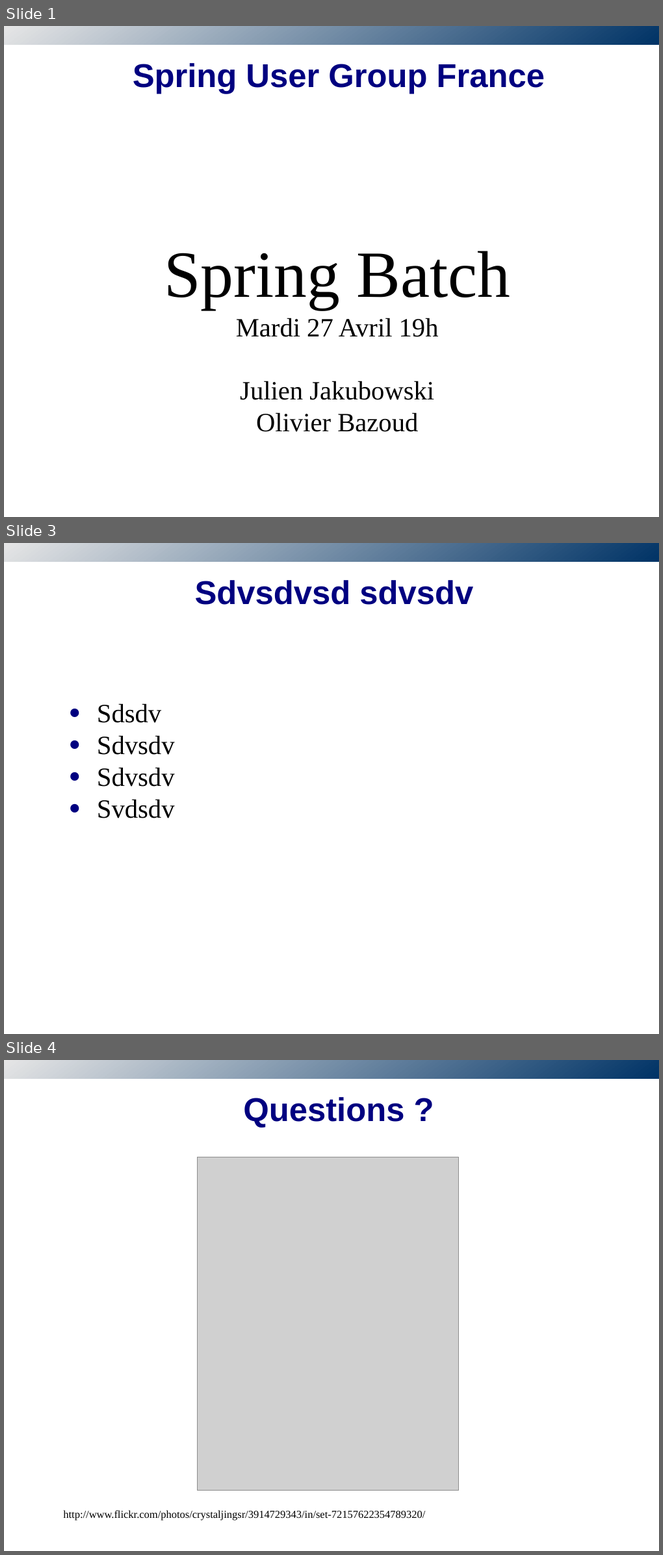
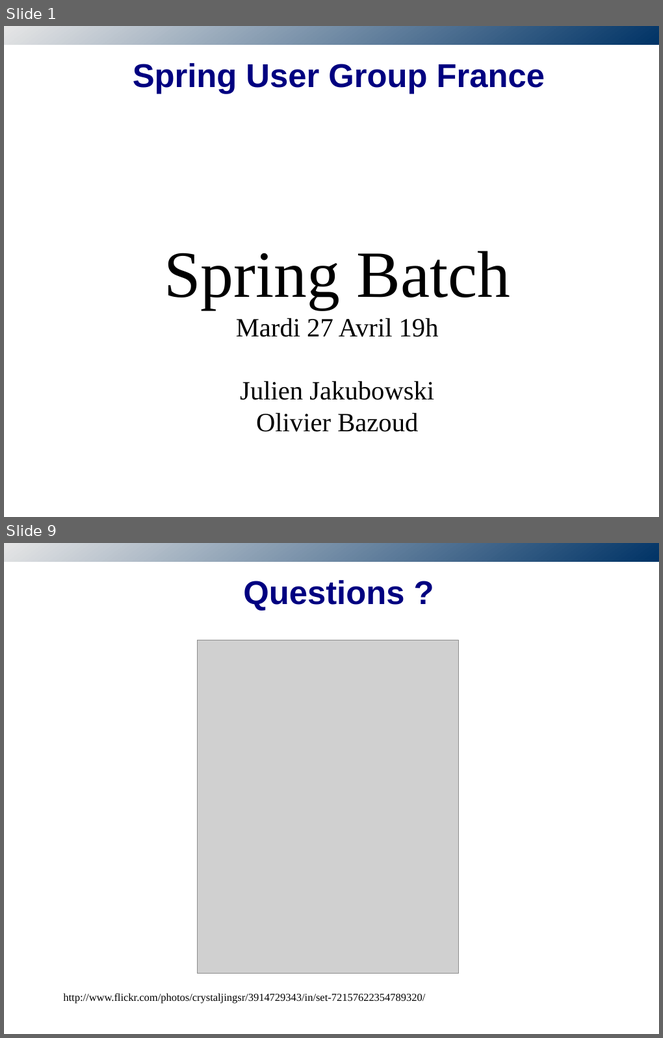
Before and after one commit to obazoud/spring-batch-sug, a slide deck: presentation/SUG-SpringBatch.odp. Shown one above the other, each under a label of ours: slides 1, 3 and 4 before the commit, slides 1 and 9 after it; the slides between them are not shown. The pictures are 663x1555 and 663x1038 pixels, drawn with LibreOffice and Linux fonts; fonts in the diff are those of the drawing; grey boxes stand for pictures; background and template pictures are left out. Boxes give left, top, right and bottom in pixels: in the first picture for what was removed or moved away, otherwise in the second. Text is boxed around its words. In the diff, an @@ line names an element or a change of style, - is before the commit and + after.

```diff
--- a/presentation/SUG-SpringBatch.odp
+++ b/presentation/SUG-SpringBatch.odp
@@ slide 3 removed at [4,543,659,1034], background #FFFFFF; not listed: 1 template element that a slide beside it also shows @@
@@ title removed at [195,580,473,605] @@
-Sdvsdvsd sdvsdv
@@ text removed at [97,704,175,819] @@
-● Sdsdv
-● Sdvsdv
-● Sdvsdv
-● Svdsdv
@@ what was slide 4 is now slide 9 @@
```
Also in this commit, not shown: 1 slide changed, 6 slides added.
